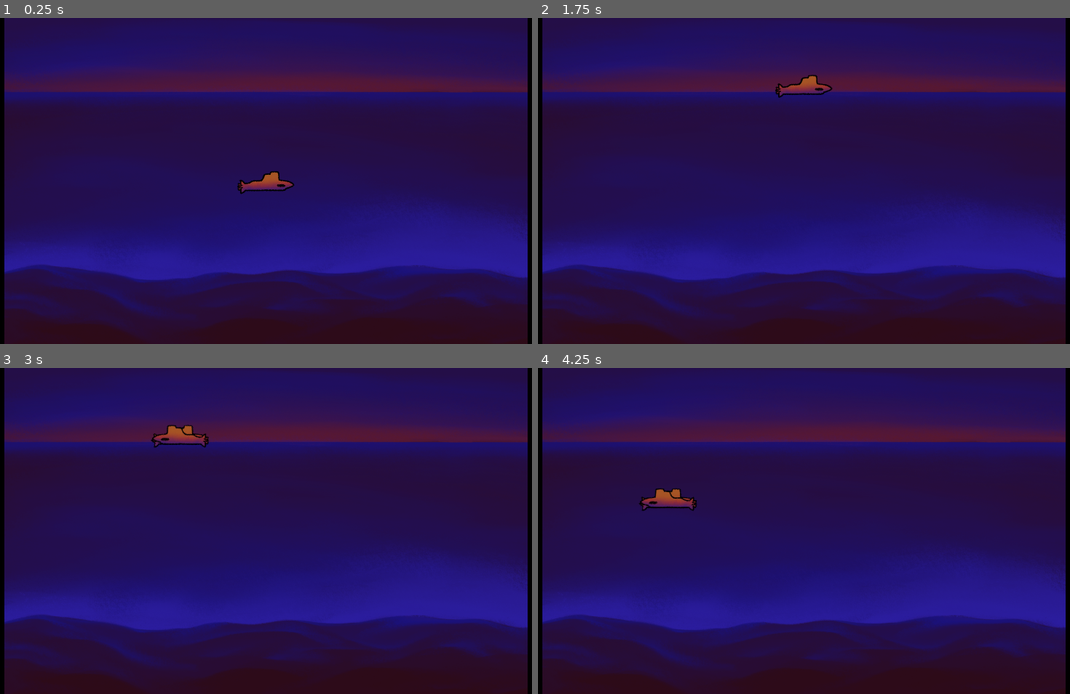
Above: before the commit, frames 1-4 (two rows, left to right).
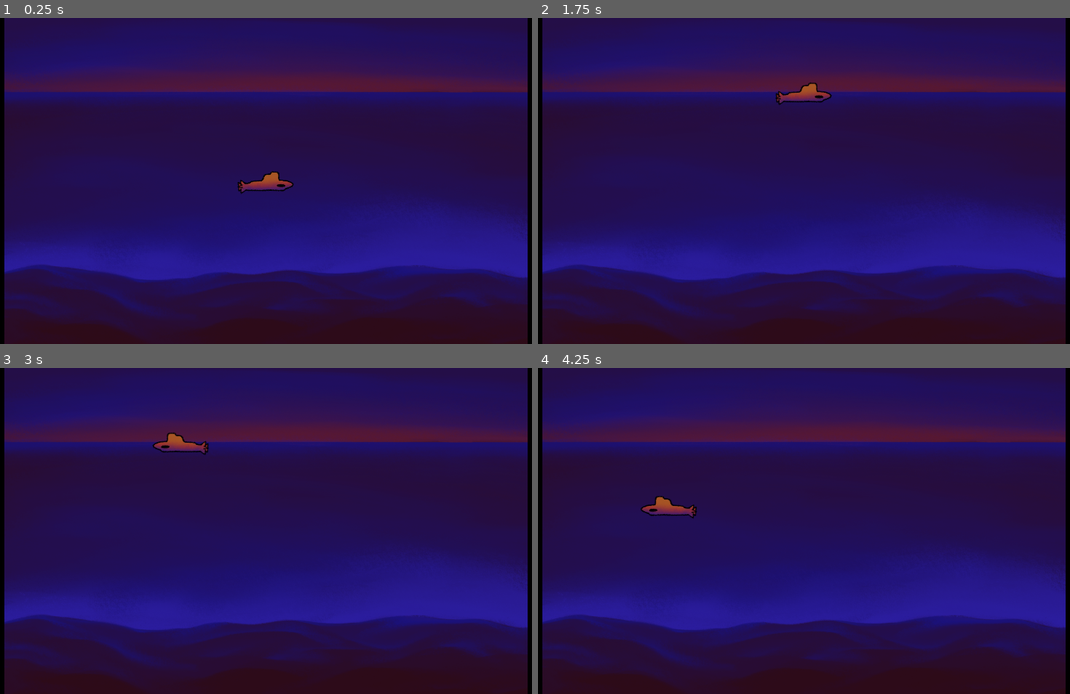
Above: after the commit, the same moments.

Repository: bakdorl/Seaquest
Game: Godot game, scene res://ocean.tscn
Two runs of this game, one before a commit and one after it. Both use one fixed random seed, a clock stepped at 60 frames per second and the inputs below.
Inputs:
- Up to frame 1 (0.25 s): no input
- Up to frame 2 (1.75 s): tap Enter at 0.5 s; hold W (up) from 0.53 s (still down)
- Up to frame 3 (3 s): tap Space at 2 s; release W (up) at 2.03 s; hold A (left) from 2.03 s (still down)
- Up to frame 4 (4.25 s): release A (left) at 3.53 s; hold S (down) from 3.53 s (still down)

The runs differ from the first frame. In frame 1, less than 0.1% of the frame differs, in the area x 44-56%, y 46-54%; in frame 2, 0.6%; in frame 3, 0.7%, in the area x 28-40%, y 17-27%; in frame 4, 0.7%.

Commit message:
tamanho e animacao

Diff:
--- a/player/scripts/submarine.gd
+++ b/player/scripts/submarine.gd
@@ -3,6 +3,8 @@
 
 const SPEED = 300.0
 
+func _ready():
+	$AnimatedSprite2D.play
 
 func _physics_process(_delta: float) -> void:
 
@@ -10,10 +12,12 @@
 
 	if Input.is_action_pressed("right"):
 		direction.x += 1
-		$Sprite2D.flip_h = false
+		$AnimatedSprite2D.flip_h = false
+		#$Sprite2D.flip_h = false
 	if Input.is_action_pressed("left"):
 		direction.x -= 1
-		$Sprite2D.flip_h = true
+		$AnimatedSprite2D.flip_h = true
+		#$Sprite2D.flip_h = true
 	if Input.is_action_pressed("down"):
 		direction.y += 1
 	if Input.is_action_pressed("up"):
@@ -27,4 +31,4 @@
 	move_and_slide()
 
 	position.x = clamp(global_position.x, 250, 1670)
-	position.y = clamp(global_position.y, 230, 800)
+	position.y = clamp(global_position.y, 255, 800)
--- a/submarine.tscn
+++ b/submarine.tscn
@@ -4,6 +4,7 @@
 [ext_resource type="Texture2D" uid="uid://btbvv4gvjgtjv" path="res://player/sprites/Sprite subs.png" id="2_k4f85"]
 
 [sub_resource type="RectangleShape2D" id="RectangleShape2D_kjqlq"]
+size = Vector2(170, 53)
 
 [sub_resource type="AtlasTexture" id="AtlasTexture_k4f85"]
 atlas = ExtResource("2_k4f85")
@@ -39,12 +40,10 @@
 script = ExtResource("1_k4f85")
 
 [node name="CollisionShape2D" type="CollisionShape2D" parent="." unique_id=1115819331]
+position = Vector2(-5, -3.5)
 shape = SubResource("RectangleShape2D_kjqlq")
 
 [node name="AnimatedSprite2D" type="AnimatedSprite2D" parent="." unique_id=1645864602]
 sprite_frames = SubResource("SpriteFrames_k4f85")
-
-[node name="Sprite2D" type="Sprite2D" parent="." unique_id=270003891]
-texture = ExtResource("2_k4f85")
-hframes = 3
-frame = 1
+frame = 2
+frame_progress = 0.42356876
